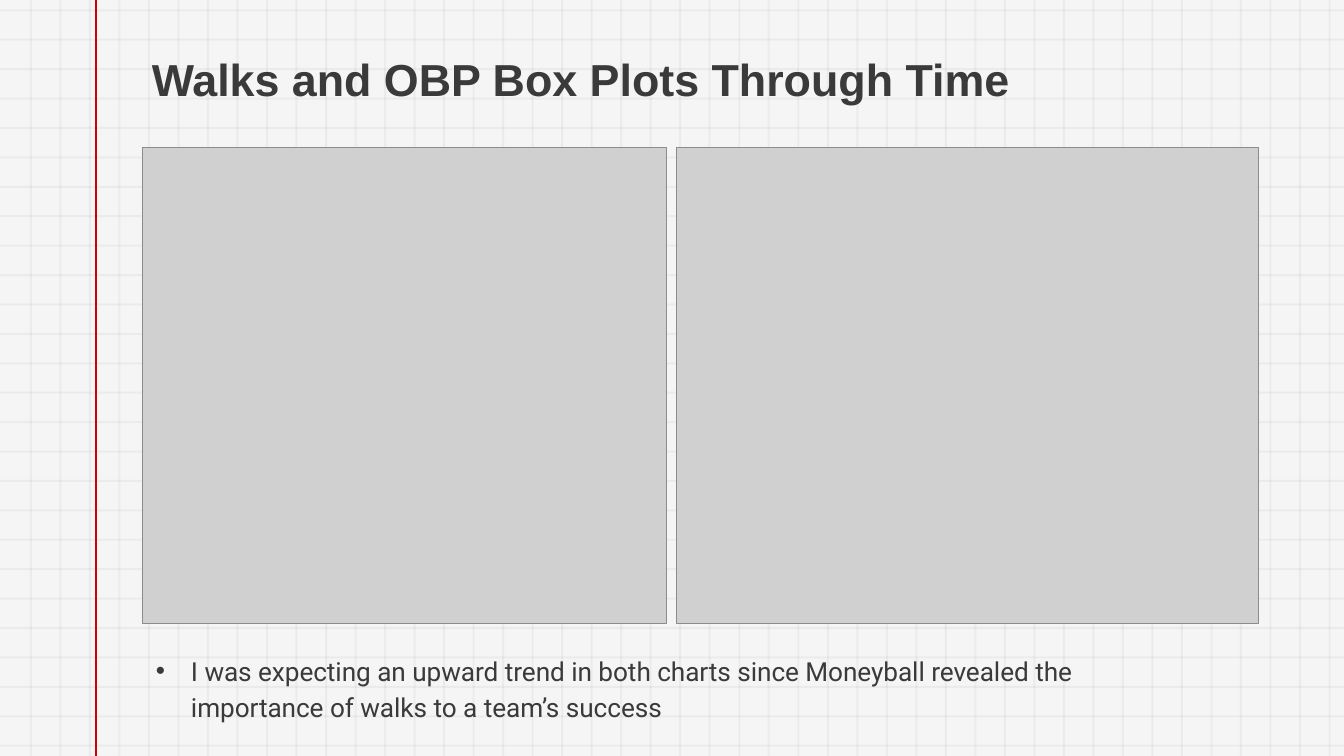
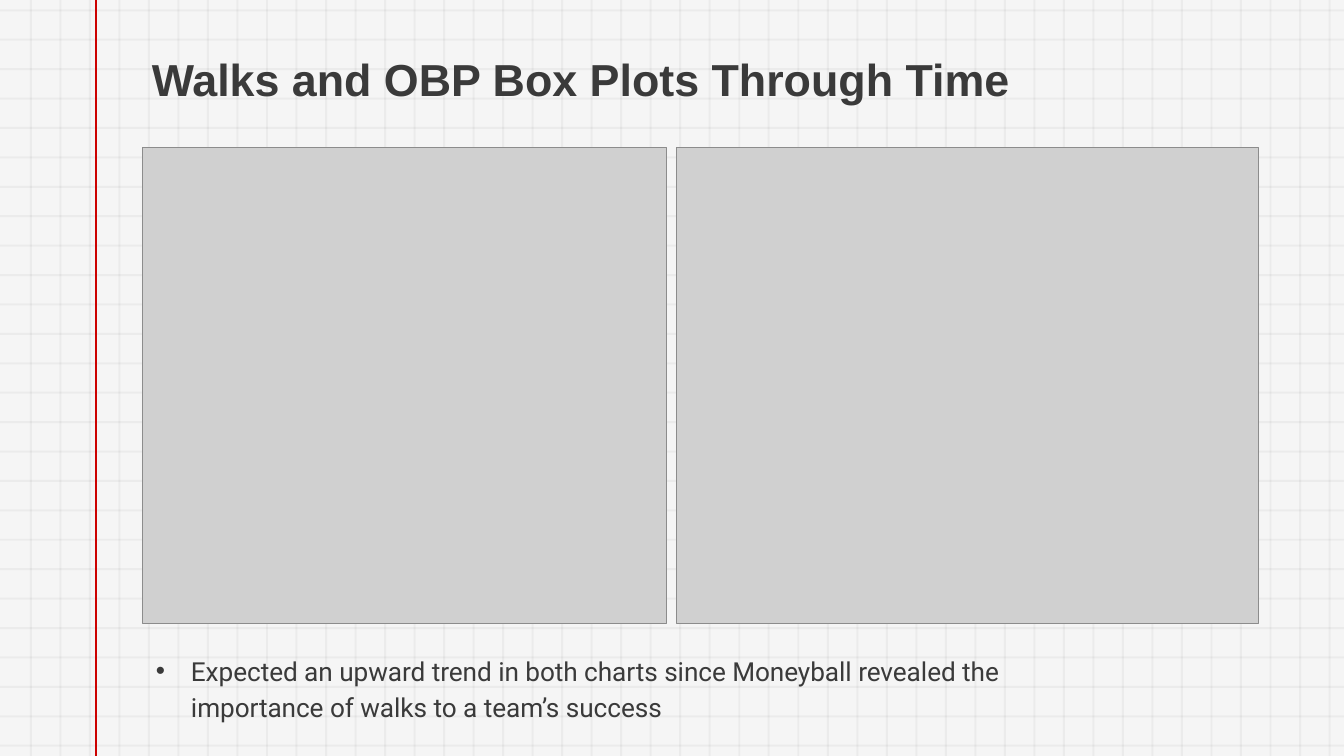
Before and after one commit to DanPaine/DanPaine.github.io, a slide deck: slide 5 of images/The Effect of Moneyball on Major League Baseball.pptx. Drawn at 1344x756 pixels with LibreOffice and Linux fonts; fonts in the diff are those of the drawing; grey boxes stand for pictures. Boxes give left, top, right and bottom in pixels: in the first picture for what was removed or moved away, otherwise in the second. Text is boxed around its words. In the diff, an @@ line names an element or a change of style, - is before the commit and + after.

```diff
--- a/images/The Effect of Moneyball on Major League Baseball.pptx
+++ b/images/The Effect of Moneyball on Major League Baseball.pptx
@@ text at (x1=191, y1=661, x2=999, y2=723): text changed @@
-• I was expecting an upward trend in both charts since Moneyball revealed the importance of walks to a team’s success
+• Expected an upward trend in both charts since Moneyball revealed the importance of walks to a team’s success
```
Also in this commit, not shown: 9 other slides changed.
